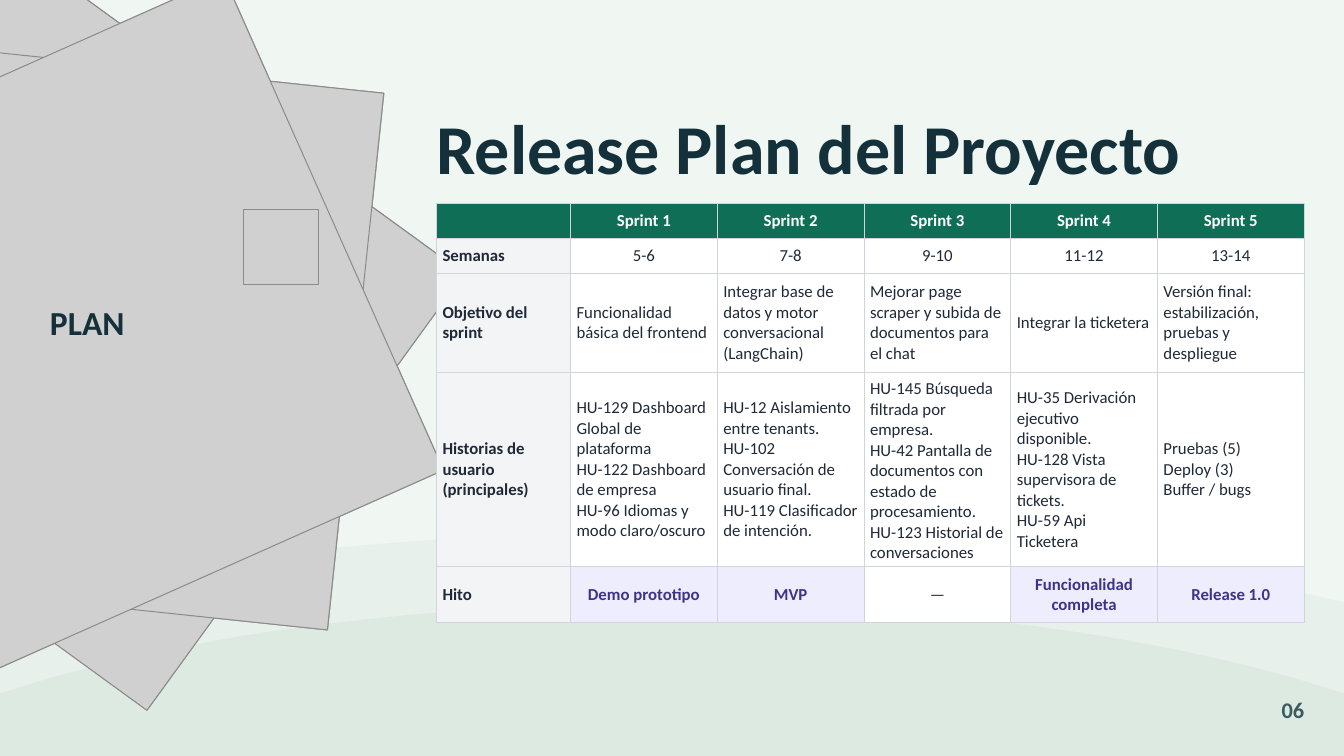
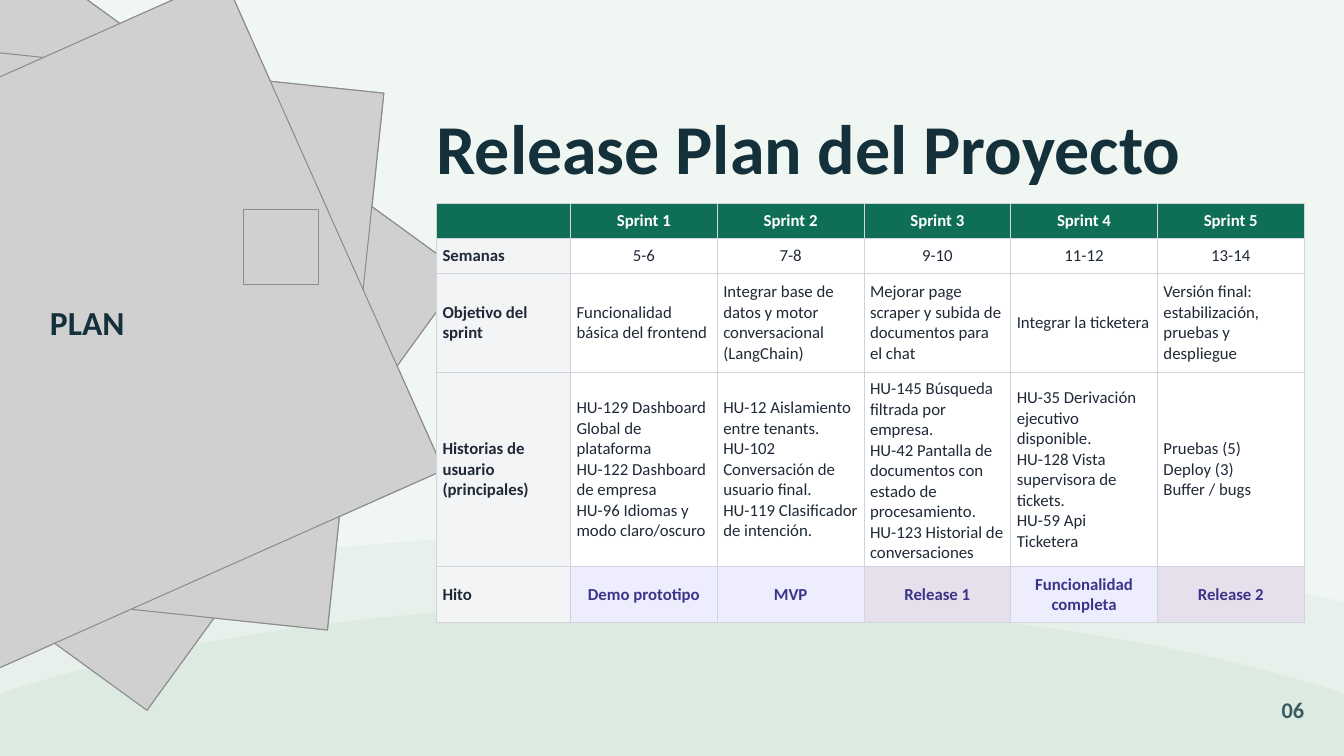
Before and after one commit to Exequiel-Alvarado/Capstone-Grupo-2-Chatbot-de-soporte-generico-Alloxentric, a slide deck: slide 6 of Fase 2/Evidencias Proyecto/Presentación Proyecto.pptx. Drawn at 1344x756 pixels with LibreOffice and Linux fonts; fonts in the diff are those of the drawing; grey boxes stand for pictures; background and template pictures are left out. Boxes give left, top, right and bottom in pixels: in the first picture for what was removed or moved away, otherwise in the second. Text is boxed around its words. In the diff, an @@ line names an element or a change of style, - is before the commit and + after.

Commit message:
Releases

```diff
--- a/Fase 2/Evidencias Proyecto/Presentación Proyecto.pptx
+++ b/Fase 2/Evidencias Proyecto/Presentación Proyecto.pptx
@@ table at box(436, 204, 1306, 623) @@
-row 5, column 4: —
+row 5, column 4: Release 1
-row 5, column 6: Release 1.0
+row 5, column 6: Release 2
@@ fill #FFFFFF to #E6E0EC in row 5, column 4 @@
@@ fill #EEEDFE to #E6E0EC in row 5, column 6 @@
```
